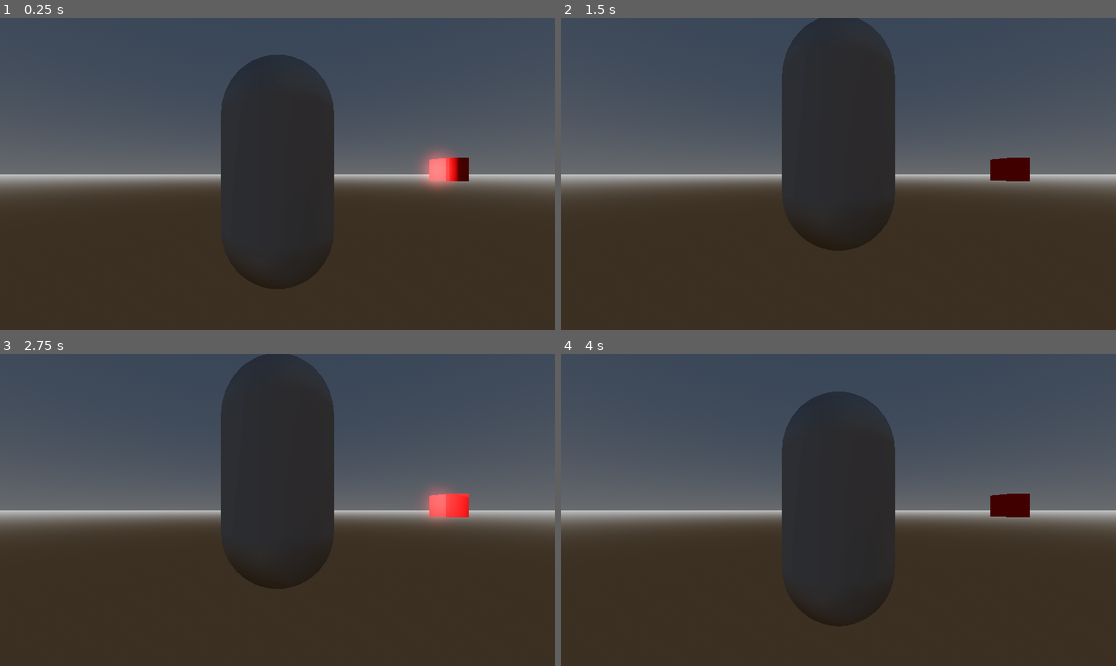
Above: before the commit, frames 1-4 (two rows, left to right).
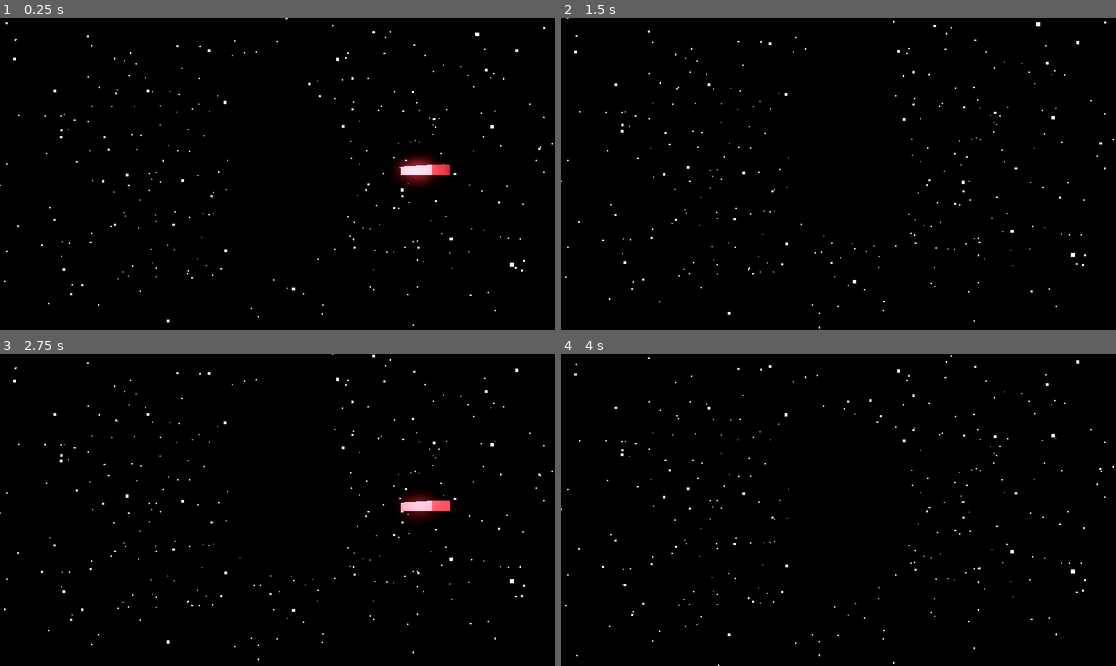
Above: after the commit, the same moments.

Repository: Dogfood-Studios-GGJ25/ggj25
Game: Godot game, scene res://playerLight.tscn
Two runs of this game, one before a commit and one after it. Both use one fixed random seed, a clock stepped at 60 frames per second and the inputs below.
Inputs:
- Up to frame 1 (0.25 s): no input
- Up to frame 2 (1.5 s): hold Right (ui_right) 0.53-1.28 s; hold Left (ui_left) from 1.28 s (still down)
- Up to frame 3 (2.75 s): release Left (ui_left) at 2.03 s; hold Right (ui_right) from 2.03 s (still down)
- Up to frame 4 (4 s): release Right (ui_right) at 3.53 s; hold Left (ui_left) from 3.53 s (still down)

The runs differ from the first frame. In frame 1, 100% of the frame differs, in the area x 0-100%, y 0-100%; in frame 2, 100%; in frame 3, 100%; in frame 4, 100%.

Commit message:
Added floating particles and tweaked light settings.

Diff:
--- a/Scripts/mesh_instance_3d.gd
+++ b/Scripts/mesh_instance_3d.gd
@@ -14,6 +14,11 @@
 	original_material = material_override.duplicate()
 	material_override = original_material
 
+	# Connect to the spotlight's signals
+	var spotlight = $"../SpotLight3D"  # Adjust this path to your spotlight
+	spotlight.object_entered_light.connect(_on_spotlight_entered)
+	spotlight.object_exited_light.connect(_on_spotlight_exited)
+
 # Called every frame. 'delta' is the elapsed time since the previous frame.
 func _process(delta):
 	time += delta
@@ -23,12 +28,14 @@
 	# Gentle rotation around Y axis
 	rotate_y(rotation_speed * delta)
 
-# This function should be called from the other scene
-func change_to_purple():
-	if material_override is StandardMaterial3D:
-		material_override.albedo_color = bright_purple
+func _on_spotlight_entered(object: Node3D):
+	if object == self:  # Only respond if we're the object that entered
+		if material_override is StandardMaterial3D:
+			material_override.albedo_color = Color.WHITE
+			print("Entered light!")
 
-# This function should be called from the other scene
-func reset_color():
-	if material_override is StandardMaterial3D:
-		material_override.albedo_color = Color.WHITE
+func _on_spotlight_exited(object: Node3D):
+	if object == self:  # Only respond if we're the object that exited
+		if material_override is StandardMaterial3D:
+			material_override.albedo_color = bright_purple
+			print("Exited light!")
--- /dev/null
+++ b/Scripts/particles.gd
@@ -0,0 +1,78 @@
+extends Node3D
+
+@export var particle_count := 1000
+@export var spawn_region := Vector3(20, 10, 20)
+@export var particle_size := Vector2(0.05, 0.15)
+@export var particle_color := Color(1, 1, 1, 0.3)
+@export var float_speed := 0.2
+@export var player_influence := 0.3
+
+var particles: MultiMesh
+var time := 0.0
+var player: Node3D
+
+func _ready():
+	# Create particle system
+	var particle_mesh = QuadMesh.new()
+	particle_mesh.size = 0.1 * Vector2.ONE
+
+	particles = MultiMesh.new()
+	particles.transform_format = MultiMesh.TRANSFORM_3D
+	particles.mesh = particle_mesh
+	particles.instance_count = particle_count
+
+	# Create multimesh instance
+	var mi = MultiMeshInstance3D.new()
+	mi.multimesh = particles
+	add_child(mi)
+
+	# Create material
+	var material = StandardMaterial3D.new()
+	material.transparency = BaseMaterial3D.TRANSPARENCY_ALPHA
+	material.shading_mode = BaseMaterial3D.SHADING_MODE_UNSHADED
+	material.vertex_color_use_as_albedo = true
+	material.billboard_mode = BaseMaterial3D.BILLBOARD_ENABLED
+	particle_mesh.surface_set_material(0, material)
+
+	# Initialize particles
+	for i in particle_count:
+		var pos = Vector3(
+			randf_range(-spawn_region.x, spawn_region.x),
+			randf_range(-spawn_region.y, spawn_region.y),
+			randf_range(-spawn_region.z, spawn_region.z)
+		)
+		var size = 0.01 * randf_range(particle_size.x, particle_size.y)
+		var transform = Transform3D(Basis.IDENTITY.scaled(Vector3(size, size, size)), pos)
+		particles.set_instance_transform(i, transform)
+
+func _process(delta):
+	time += delta
+	var player_velocity = Vector3.ZERO
+	if player:
+		player_velocity = -player.velocity * player_influence
+
+	# Update particles
+	for i in particle_count:
+		var transform = particles.get_instance_transform(i)
+		var pos = transform.origin
+
+		# Float upward and reset when out of bounds
+		pos.y += float_speed * delta
+		if pos.y > spawn_region.y:
+			pos.y = -spawn_region.y
+
+		# Apply player movement influence
+		pos += player_velocity * delta
+
+		# Wrap particles horizontally
+		if pos.x > spawn_region.x: pos.x = -spawn_region.x
+		elif pos.x < -spawn_region.x: pos.x = spawn_region.x
+		if pos.z > spawn_region.z: pos.z = -spawn_region.z
+		elif pos.z < -spawn_region.z: pos.z = spawn_region.z
+
+		transform.origin = pos
+		particles.set_instance_transform(i, transform)
+
+# Call this to set the player reference for movement influence
+func set_player(player_node: Node3D):
+	player = player_node
--- a/Scripts/player.gd
+++ b/Scripts/player.gd
@@ -29,8 +29,12 @@
 
 
 func _on_spot_light_3d_object_entered_light(object):
-	pass # Replace with function body.
+	if object == self:  # Only respond if we're the object that entered
+		print("Entered light!")
+		# Add your response code here
 
 
 func _on_spot_light_3d_object_exited_light(object):
-	pass # Replace with function body.
+	if object == self:  # Only respond if we're the object that exited
+		print("Exited light!")
+		# Add your response code here
--- a/playerLight.tscn
+++ b/playerLight.tscn
@@ -1,36 +1,42 @@
-[gd_scene load_steps=11 format=3 uid="uid://d0disnc7teec7"]
+[gd_scene load_steps=13 format=3 uid="uid://d0disnc7teec7"]
 
+[ext_resource type="Script" path="res://Scripts/particles.gd" id="1_4a5jk"]
 [ext_resource type="Script" path="res://Scripts/player.gd" id="1_o0n0e"]
 [ext_resource type="Script" path="res://Scripts/spot_light_3d.gd" id="2_lpfek"]
 
-[sub_resource type="ProceduralSkyMaterial" id="ProceduralSkyMaterial_cx1e4"]
-sky_horizon_color = Color(0.64625, 0.65575, 0.67075, 1)
-sky_energy_multiplier = 0.5
-ground_horizon_color = Color(0.64625, 0.65575, 0.67075, 1)
+[sub_resource type="PhysicalSkyMaterial" id="PhysicalSkyMaterial_paulp"]
 
 [sub_resource type="Sky" id="Sky_ypve0"]
-sky_material = SubResource("ProceduralSkyMaterial_cx1e4")
+sky_material = SubResource("PhysicalSkyMaterial_paulp")
+process_mode = 1
 
 [sub_resource type="Environment" id="Environment_amtkb"]
 background_mode = 2
 sky = SubResource("Sky_ypve0")
-ambient_light_source = 3
+ambient_light_source = 1
 ambient_light_color = Color(0.0458209, 2.40654e-08, 0.382735, 1)
 tonemap_mode = 2
 ssao_enabled = true
 sdfgi_enabled = true
 glow_enabled = true
 volumetric_fog_enabled = true
-volumetric_fog_density = 0.5
+volumetric_fog_density = 0.2
 volumetric_fog_albedo = Color(0.718528, 0.78386, 1, 1)
-volumetric_fog_emission = Color(5.65536e-07, 0, 0.347846, 1)
+volumetric_fog_emission = Color(5.67943e-06, 0, 0.906579, 1)
+volumetric_fog_gi_inject = 0.0
 volumetric_fog_length = 4.0
+volumetric_fog_detail_spread = 6.0
+volumetric_fog_sky_affect = 0.5
 
 [sub_resource type="CapsuleShape3D" id="CapsuleShape3D_3cu1o"]
 
 [sub_resource type="CapsuleMesh" id="CapsuleMesh_ak6rt"]
 
 [sub_resource type="FogMaterial" id="FogMaterial_qg4md"]
+
+[sub_resource type="CylinderShape3D" id="CylinderShape3D_x5ds5"]
+height = 5.0
+radius = 1.0
 
 [sub_resource type="BoxMesh" id="BoxMesh_yugyq"]
 
@@ -41,6 +47,10 @@
 
 [node name="WorldEnvironment" type="WorldEnvironment" parent="."]
 environment = SubResource("Environment_amtkb")
+
+[node name="particles" type="Node3D" parent="WorldEnvironment"]
+script = ExtResource("1_4a5jk")
+particle_size = Vector2(0.001, 0.001)
 
 [node name="DirectionalLight3D" type="DirectionalLight3D" parent="."]
 transform = Transform3D(-0.866025, -0.433013, 0.25, 0, 0.5, 0.866025, -0.5, 0.75, -0.433013, 0, 0, 0)
@@ -57,10 +67,11 @@
 mesh = SubResource("CapsuleMesh_ak6rt")
 
 [node name="SpotLight3D" type="SpotLight3D" parent="Playerplaceholder"]
-transform = Transform3D(-4.37114e-08, 0, -1, 0, 1, 0, 1, 0, -4.37114e-08, 0.694477, 0, 0)
-light_color = Color(0.47788, 0.47788, 0.47788, 1)
-light_energy = 30.0
-light_volumetric_fog_energy = 20.0
+transform = Transform3D(0.000151079, -0.00154029, -0.999999, -0.000132424, 0.999999, -0.00154031, 1, 0.000132656, 0.000150875, 0.694477, 0, 0)
+light_color = Color(0.555646, 0.826809, 0.939066, 1)
+light_energy = 40.0
+light_indirect_energy = 6.576
+light_volumetric_fog_energy = 5.0
 light_size = 1.0
 shadow_enabled = true
 distance_fade_enabled = true
@@ -72,11 +83,17 @@
 visible = false
 material = SubResource("FogMaterial_qg4md")
 
+[node name="Area3D" type="Area3D" parent="Playerplaceholder/SpotLight3D"]
+
+[node name="CollisionShape3D" type="CollisionShape3D" parent="Playerplaceholder/SpotLight3D/Area3D"]
+transform = Transform3D(1, 4.36557e-11, 4.36557e-11, 4.36557e-11, -4.36468e-08, 1, 0, -1, -4.36646e-08, -0.00193744, -0.00180166, -2.4883)
+shape = SubResource("CylinderShape3D_x5ds5")
+
 [node name="Camera3D" type="Camera3D" parent="."]
-transform = Transform3D(1, 0, 0, 0, 1, 0, 0, 0, 1, -1.49012e-05, -0.00217056, 1.86636)
+transform = Transform3D(1, 0, 0, 0, 1, 0, 0, 0, 1, -1.49012e-05, -0.00217056, 2.19498)
 
 [node name="MeshInstance3D" type="MeshInstance3D" parent="."]
-transform = Transform3D(0.2, 0, 0, 0, 0.2, 0, 0, 0, 0.2, 1.56569, 0.0370393, 0)
+transform = Transform3D(0.171, 0, 0, 0, 0.1, 0, 0, 0, 0.5, 1.56569, 0.0370393, 0)
 gi_mode = 2
 mesh = SubResource("BoxMesh_yugyq")
 surface_material_override/0 = SubResource("StandardMaterial3D_v3yyc")
--- a/project.godot
+++ b/project.godot
@@ -14,3 +14,9 @@
 run/main_scene="res://playerLight.tscn"
 config/features=PackedStringArray("4.3", "Forward Plus")
 config/icon="res://icon.svg"
+
+[rendering]
+
+lights_and_shadows/directional_shadow/soft_shadow_filter_quality=4
+lights_and_shadows/positional_shadow/soft_shadow_filter_quality=4
+global_illumination/voxel_gi/quality=1
